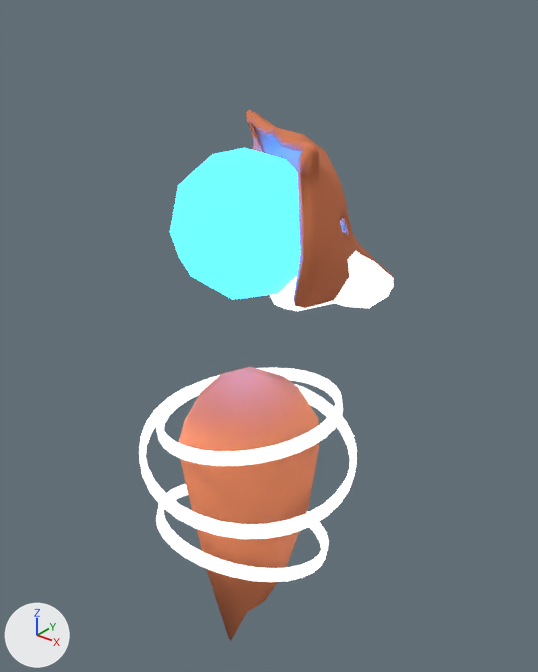
The FBX model Assets/Models/Characters/Venn/Venn Spirit.fbx, before and after one commit.
One viewpoint serves both versions: a 50 mm camera at (2.88, -3.37, 5.79) aimed at (-0.01, 0.24, 3.55). Every picture has the same lights, and +X, +Y and +Z are marked at lower left. Where no turn or scale is listed for an object, it has been applied to the vertices.

Names of what the first picture shows: 'Body', 'Head', 'Loop 3'.
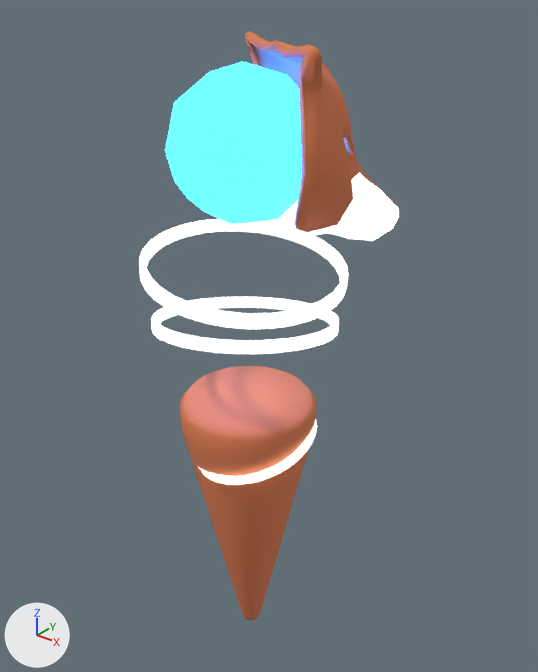
Where the newer file only moved an object's origin or applied its transform, the numbers keep the older frame.

What the commit changed:
me_body_006 is used by ob_body; location (-0.005, 0.001, 0.478); rotation (1.571, 0.0, -0.581), in degrees (90, 0, -33); scale (0.00858, 0.00858, 0.00858).
me_body_006 had 74 vertices, 131 faces and spanned x -48.0..54.0, y 70.0..337.0, z -63.0..58.0.
me_body_006 now has 192 vertices, 162 faces and spans x -1.0..1.0, y -1.0..1.0, z -2.0..-1.0.
me_body_006 part 2: 192 vertices added at x -1.0..1.0, y -1.0..1.0, z -2.0..-1.0.
me_body_006 part 3: 74 vertices removed from x -48.0..54.0, y 70.0..337.0, z -63.0..58.0.
me_body_005 has 384 vertices, 384 faces and spans x -76.0..77.0, y 179.0..319.0, z -77.0..75.0.
me_body_005 is used by ob_loop_3; location (-0.005, 0.001, 0.0); rotation (1.571, 0.0, 1.091), in degrees (90, 0, 63); scale (0.01, 0.01, 0.01).
me_body_005 part 1: the whole mesh is scaled about its middle by (0.00693, -0.000384, 0.000343), then moved by (-1.0, -249.0, 4.0).
me_body_008 has 270 vertices, 308 faces and spans x -0.453..0.645, y -0.469..0.884, z 3.749..4.993.
me_body_008 is used by ob_head; location (-0.005, 0.001, 0.0).
me_body_008 part 4: the whole mesh is moved by (0.0, 0.0, 0.478).
Object 'Body' (ob_body) moves from (-0.005, 0.001, 0.478) to (0.0, 0.0, 0.0).
Object 'Body' (ob_body) turns from (90, 0, -33) to (-180, 0, 0) degrees about x, y and z.
Object 'Body' (ob_body) is rescaled from (0.00858, 0.00858, 0.00858) to (0.514, 0.514, 1.47).
Object 'Loop 3' (ob_loop_3) moves from (-0.005, 0.001, 0.0) to (-0.005, 0.002, 0.478).
Object 'Loop 3' (ob_loop_3) turns from (90, 0, 63) to (0, 0, -141) degrees about x, y and z.
Object 'Loop 3' (ob_loop_3) is rescaled from (0.01, 0.01, 0.01) to (1.19, 1.19, 1.19).

What differs and where, as boxes (x1, y1, x2, y2) in the pictures (538 x 672 px):
'Head', mesh moved
    before: (170, 110, 394, 311)
    after: (165, 30, 399, 241)
'Body', reshaped, moved, turned, rescaled
    before: (178, 367, 319, 641)
    after: (179, 366, 317, 621)
'Loop 3', moved, turned, rescaled
    before: (139, 368, 357, 582)
    after: (139, 219, 349, 485)
part 2 of me_body_006, added (brown)
    after: (179, 366, 317, 621)
part 3 of me_body_006, deleted (orange)
    before: (178, 367, 319, 641)
